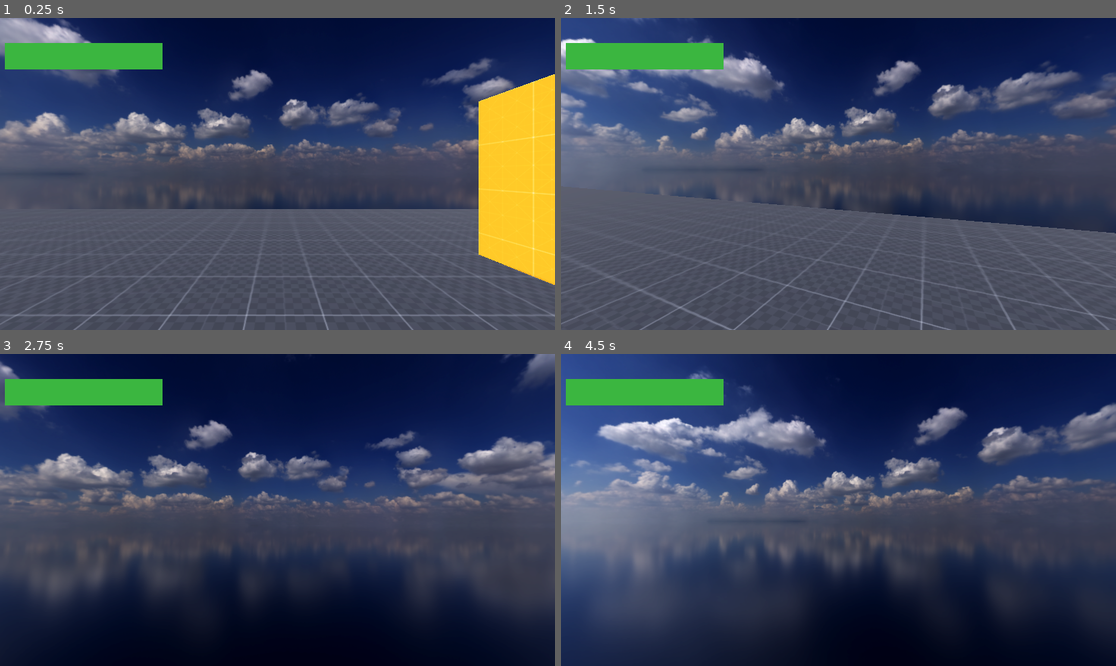
Above: before the commit, frames 1-4 (two rows, left to right).
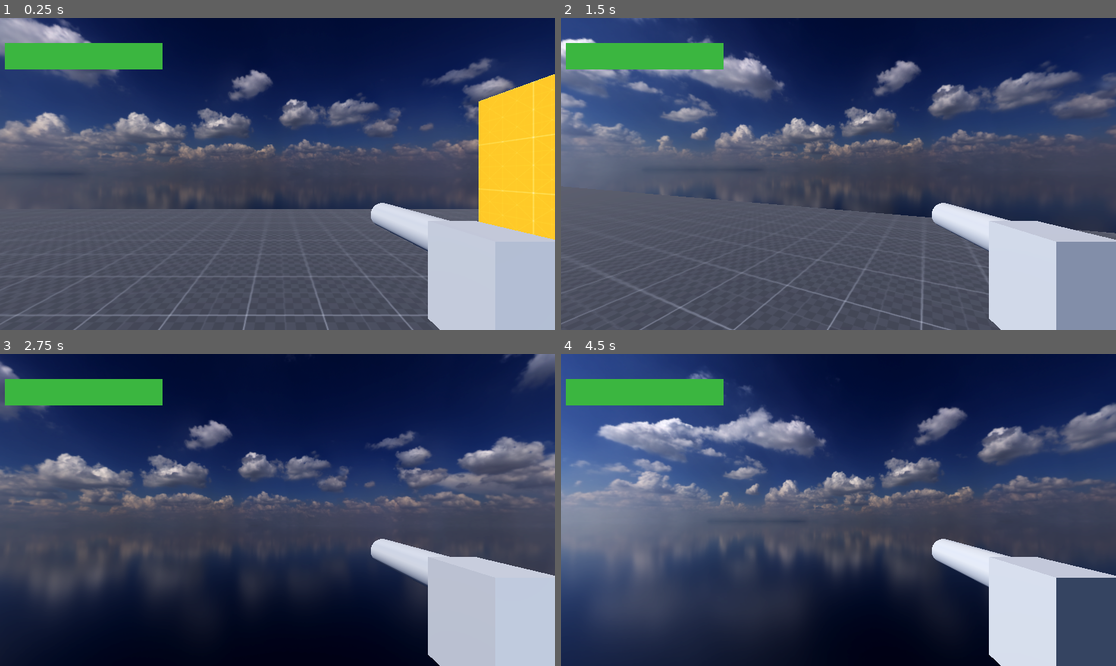
Above: after the commit, the same moments.

Repository: Inquisitor718/MadCow
Game: Godot game, scene res://scenes/main.tscn
Same seed, same stepped clock (60 frames per second), same inputs: the game is played once before the commit and once after it.
Inputs (mouse positions are in pixels of both pictures, inside the frame that each line leads up to):
- Up to frame 1 (0.25 s): no input
- Up to frame 2 (1.5 s): tap Enter (ui_accept) at 0.5, 0.77 s; move the mouse to (866, 174) at 0.52 s; hold Ctrl (crouch) 0.53-1.28 s; hold W (forward) from 0.53 s (still down); move the mouse to (810, 174) at 1.27 s; tap E (free_look) at 1.35 s
- Up to frame 3 (2.75 s): keep holding W (forward); tap Enter (ui_accept) at 1.52 s; move the mouse to (288, 503) at 2.02 s; hold Shift (sprint) from 2.03 s (still down)
- Up to frame 4 (4.5 s): keep holding W (forward); move the mouse to (832, 516) at 2.77 s; release Shift (sprint) at 2.78 s; tap Ctrl (crouch) at 2.85 s; tap Enter (ui_accept) at 3.02, 3.5, 3.77, 4.25 s; move the mouse to (877, 513) at 3.52 s; hold E (free_look) 3.53-4.28 s; move the mouse to (794, 506) at 4.27 s; tap Shift (sprint) at 4.35 s

The runs differ from the first frame. In frame 1, 8.5% of the frame differs, in the area x 66-100%, y 59-100%; in frame 2, 8.5%; in frame 3, 8.5%; in frame 4, 8.5%.

Commit message:
Added Placeholder for Revolver
also added it to the player scene and positioned it in front of the camera properly.

Diff:
--- a/madcow-decease/Todo/todoS.gd
+++ b/madcow-decease/Todo/todoS.gd
@@ -1,4 +1,4 @@
 1. make a basic health system and UI for it{done}
-2. make following changes to movement: add inertia somehow
-3. add stamina bar
-4. add guns
+2. add guns
+3. make following changes to movement: add inertia somehow
+4. add stamina bar
--- a/madcow-decease/scenes/player_S_.tscn
+++ b/madcow-decease/scenes/player_S_.tscn
@@ -1,6 +1,7 @@
-[gd_scene load_steps=5 format=3 uid="uid://c6qqhoiccfc6n"]
+[gd_scene load_steps=6 format=3 uid="uid://c6qqhoiccfc6n"]
 
 [ext_resource type="Script" uid="uid://bia8jgms1aljh" path="res://scripts/Player_S.gd" id="1_gkn25"]
+[ext_resource type="PackedScene" uid="uid://dsw7khefkfewe" path="res://scenes/revolver.tscn" id="2_aj78o"]
 
 [sub_resource type="CapsuleShape3D" id="CapsuleShape3D_cvnsp"]
 
@@ -29,3 +30,6 @@
 theme_override_styles/fill = SubResource("StyleBoxFlat_aj78o")
 value = 100.0
 show_percentage = false
+
+[node name="Revolver" parent="Head/Camera3D" instance=ExtResource("2_aj78o")]
+transform = Transform3D(-1, 0, -8.74228e-08, 0, 1, 0, 8.74228e-08, 0, -1, 0.473028, -0.334849, -0.467442)
--- /dev/null
+++ b/madcow-decease/scenes/revolver.tscn
@@ -0,0 +1,21 @@
+[gd_scene load_steps=3 format=3 uid="uid://dsw7khefkfewe"]
+
+[sub_resource type="BoxMesh" id="BoxMesh_xik2f"]
+
+[sub_resource type="CylinderMesh" id="CylinderMesh_37vaw"]
+
+[node name="Revolver" type="Node3D"]
+transform = Transform3D(1, 0, 0, 0, 1, 0, 0, 0, 1, 0.000157893, -0.00485024, 0.00286967)
+
+[node name="Body" type="Node3D" parent="."]
+transform = Transform3D(0.15, 0, 0, 0, 0.15, 0, 0, 0, 0.15, 0, 0, 0)
+
+[node name="Handle" type="MeshInstance3D" parent="Body"]
+transform = Transform3D(0.852, 0, 0, 0, 1.769, 0, 0, 0, 1.143, 0, 0.5, 0)
+mesh = SubResource("BoxMesh_xik2f")
+skeleton = NodePath("../..")
+
+[node name="Barrel" type="MeshInstance3D" parent="Body"]
+transform = Transform3D(0.71, 0, 0, 0, -5.27667e-08, -0.713, 0, 1.20716, -3.11662e-08, 0.0050478, 1.0104, 1.77045)
+mesh = SubResource("CylinderMesh_37vaw")
+skeleton = NodePath("../..")
